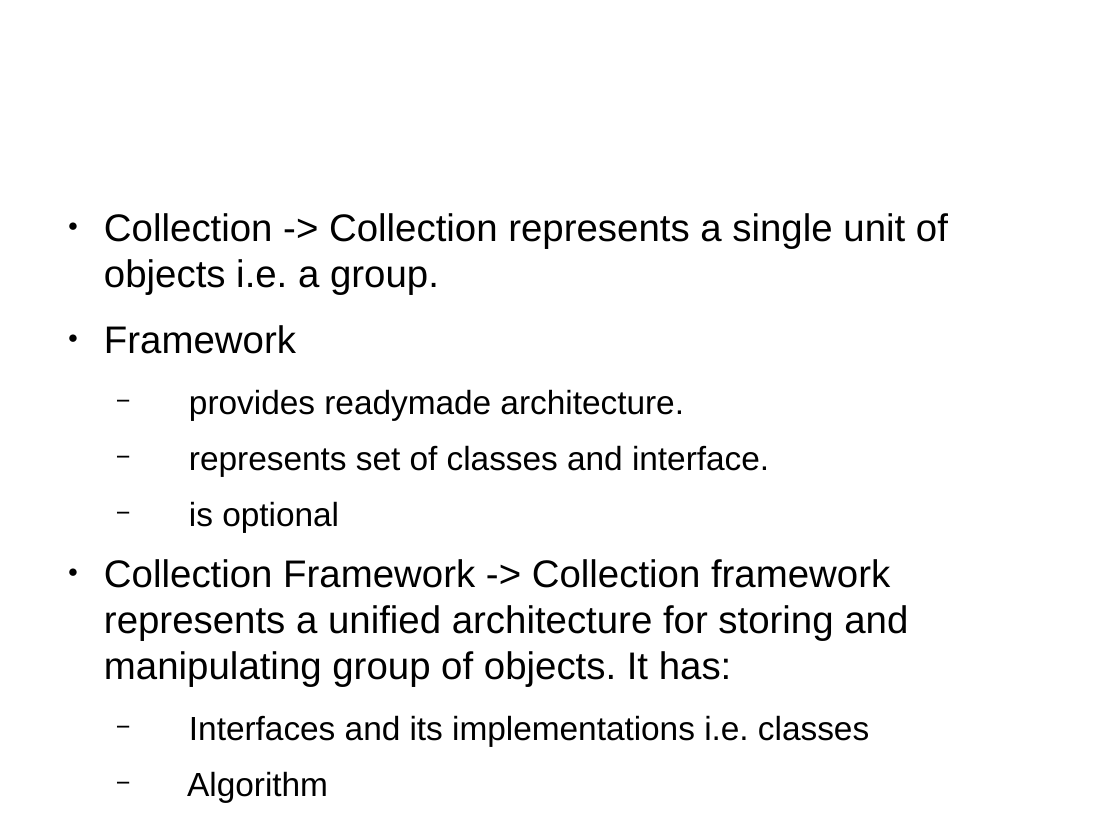
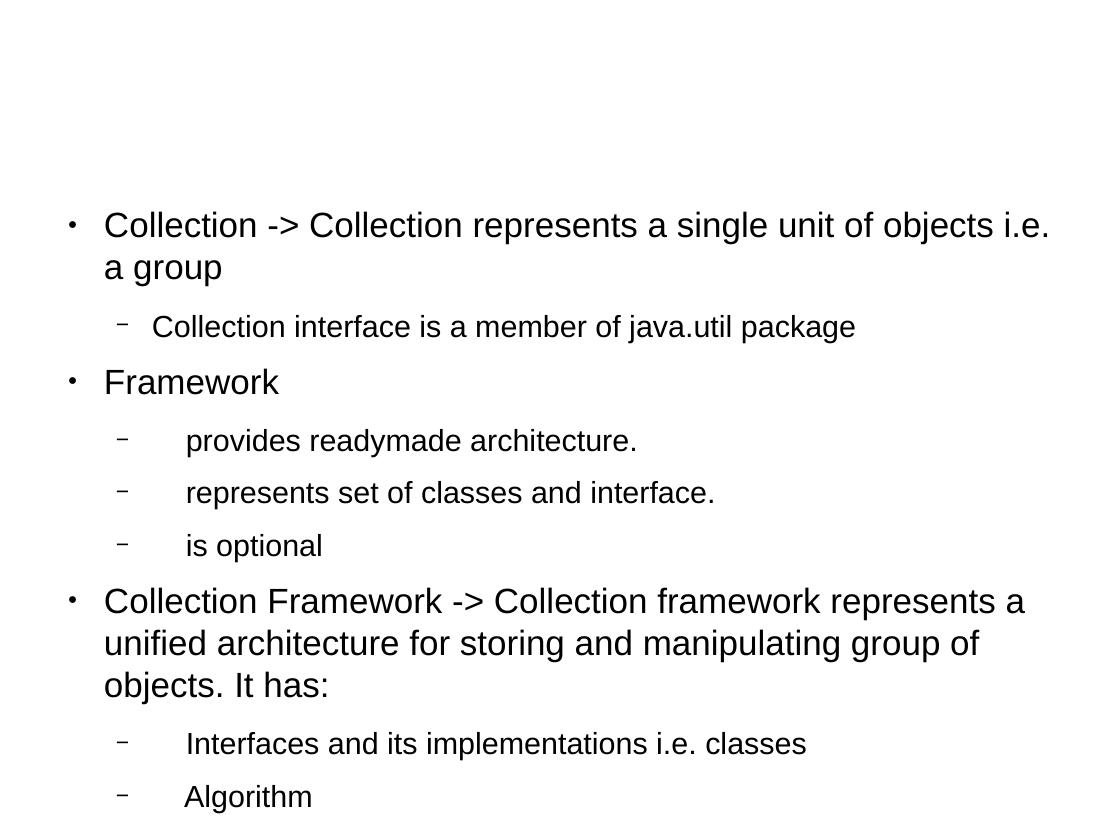
Before and after one commit to shikha-desai/Internship_PreWork, a slide deck: slide 23 of Java/Java_Notes.odp (slide 24 before the commit). Drawn at 1120x840 pixels with LibreOffice and Linux fonts; fonts in the diff are those of the drawing; background and template pictures are left out. Boxes give left, top, right and bottom in pixels: in the first picture for what was removed or moved away, otherwise in the second. Text is boxed around its words. In the diff, an @@ line names an element or a change of style, - is before the commit and + after.

Commit message:
Completed java collections, updated ls in Shell, updated delete truncate in SQL

```diff
--- a/Java/Java_Notes.odp
+++ b/Java/Java_Notes.odp
@@ text at (104, 211, 1051, 342): text changed; size 27.2 to 24.8 pt @@
-● Collection -> Collection represents a single unit of objects i.e. a group.
+● Collection -> Collection represents a single unit of objects i.e. a group
+  − Collection interface is a member of java.util package
@@ text at (104, 368, 1025, 813): size 27.2 to 24.8 pt in "Framework", "Collection Framework -> Collection framework represents a ..."; size 23.7 to 21.6 pt in "provides readymade architecture.", "represents set of classes and interface.", "is optional", "Interfaces and its implementations i.e. classes" and 1 more places @@
```
Also in this commit, not shown: 3 other slides changed, 13 slides added, 1 slide removed, 5 other files.
